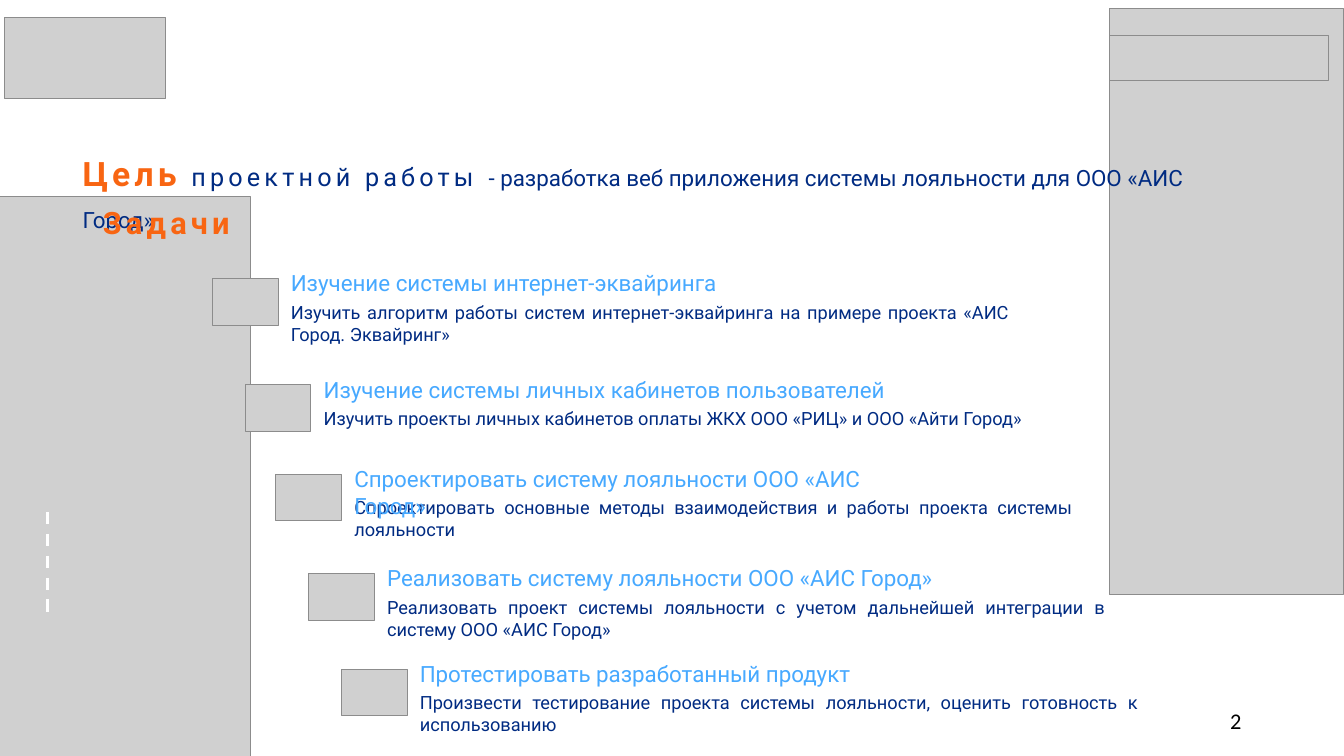
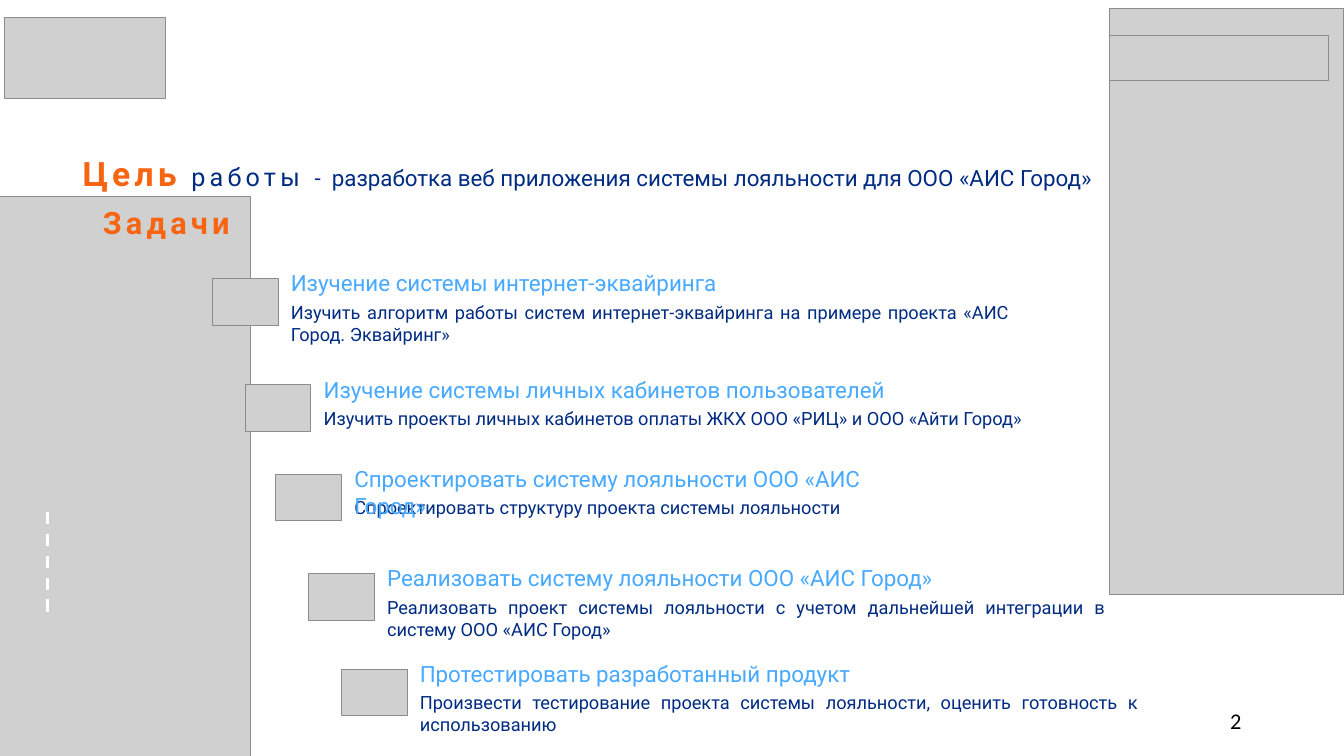
Before and after one commit to SalminaTatyana/DiplomNote, a slide deck: slide 2 of Иванова.pptx. Drawn at 1344x756 pixels with LibreOffice and Linux fonts; fonts in the diff are those of the drawing; grey boxes stand for pictures. Boxes give left, top, right and bottom in pixels: in the first picture for what was removed or moved away, otherwise in the second. Text is boxed around its words. In the diff, an @@ line names an element or a change of style, - is before the commit and + after.

```diff
--- a/Иванова.pptx
+++ b/Иванова.pptx
@@ text at (332, 169, 1092, 191): text changed @@
-Цель проектной работы - разработка веб приложения системы лояльности для ООО «АИС Город»
+Цель работы - разработка веб приложения системы лояльности для ООО «АИС Город»
@@ text at (354, 498, 841, 519): text changed @@
-Спроектировать основные методы взаимодействия и работы проекта системы лояльности
+Спроектировать структуру проекта системы лояльности
```
Also in this commit, not shown: 10 other slides changed.
